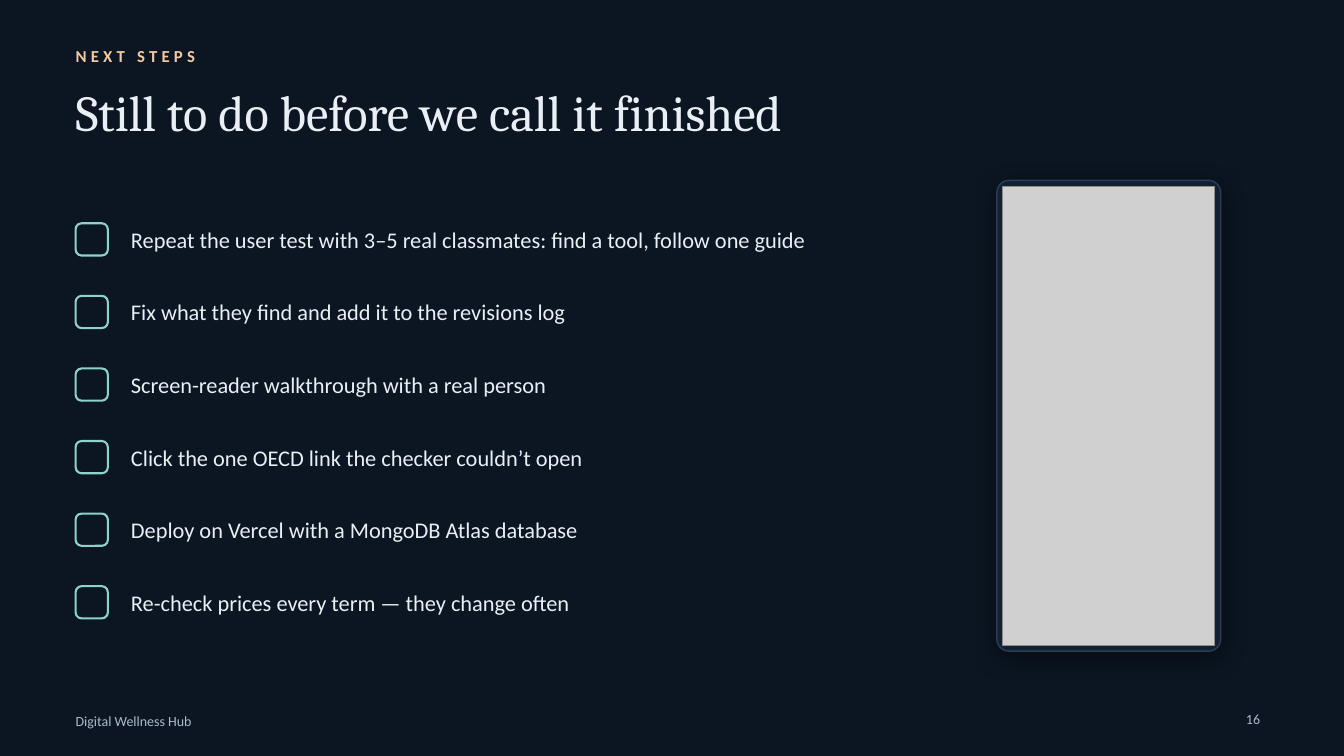
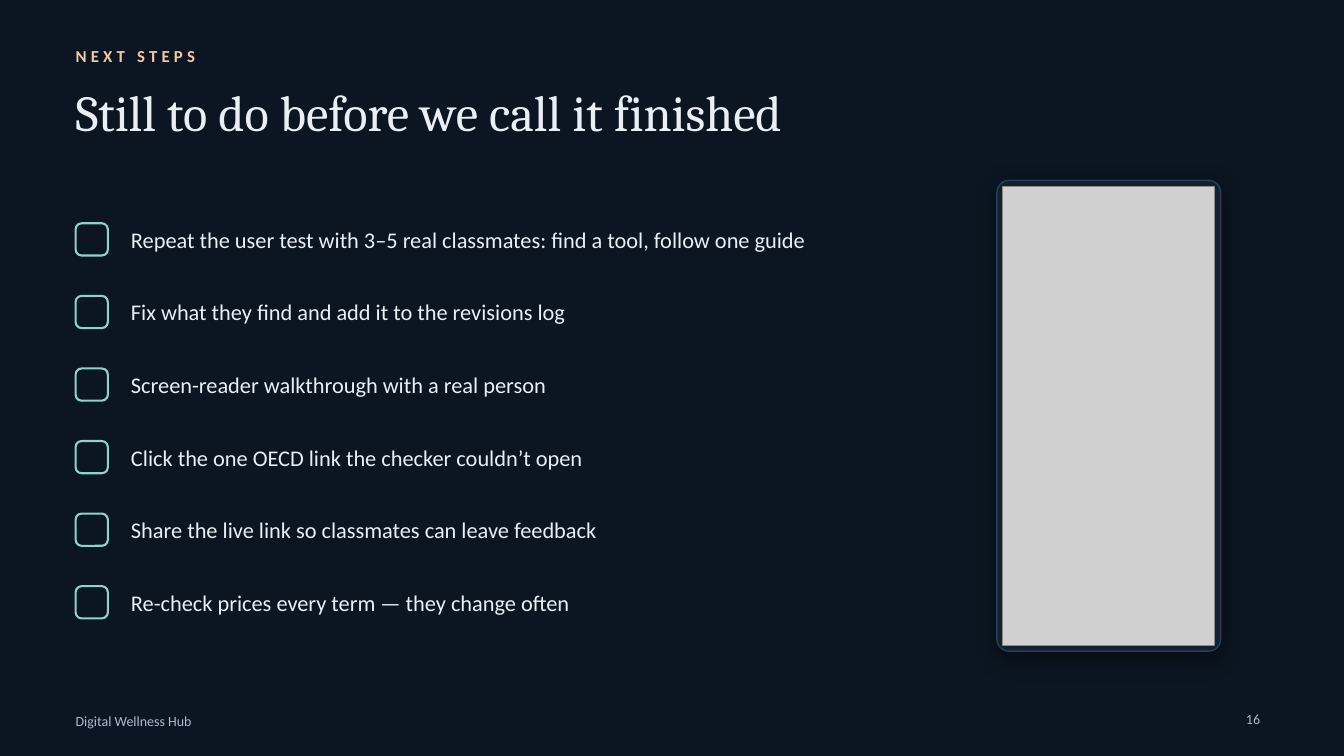
Before and after one commit to Anshumaan1254/Digital-Wellness, a slide deck: slide 16 of public/Digital-Wellness-Hub-presentation.pptx. Drawn at 1344x756 pixels with LibreOffice and Linux fonts; fonts in the diff are those of the drawing; grey boxes stand for pictures; background and template pictures are left out. Boxes give left, top, right and bottom in pixels: in the first picture for what was removed or moved away, otherwise in the second. Text is boxed around its words. In the diff, an @@ line names an element or a change of style, - is before the commit and + after.

Commit message:
Add the live site address to the report, README and presentation

```diff
--- a/public/Digital-Wellness-Hub-presentation.pptx
+++ b/public/Digital-Wellness-Hub-presentation.pptx
@@ text at (131,522,596,538): text changed @@
-Deploy on Vercel with a MongoDB Atlas database
+Share the live link so classmates can leave feedback
```
Also in this commit, not shown: 1 other slide changed, 2 other files.
